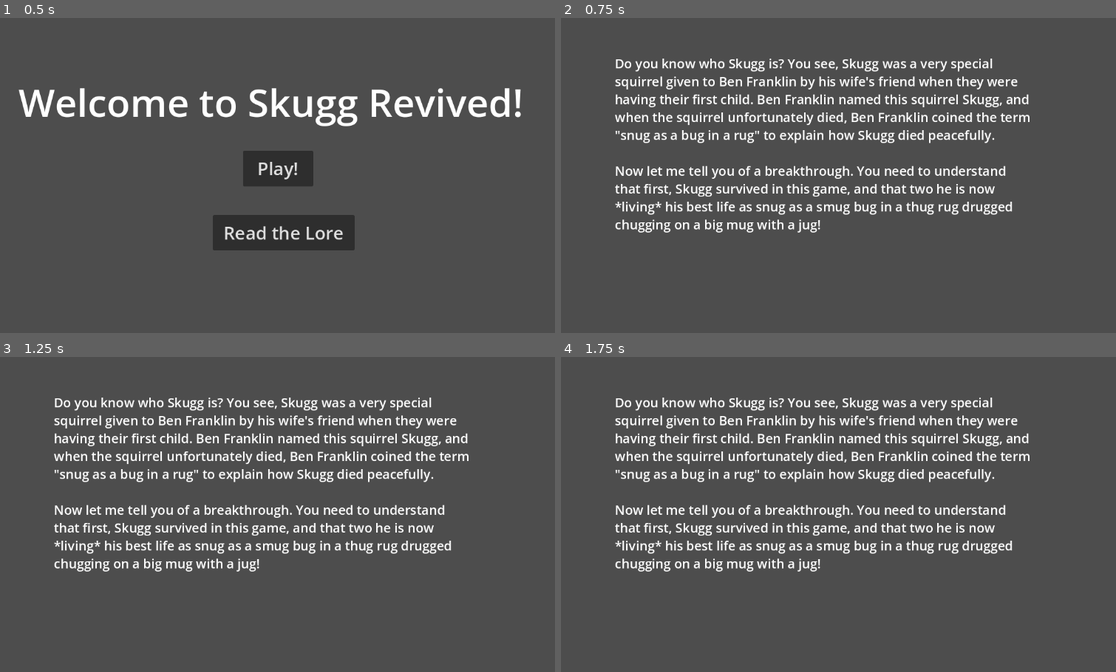
Above: before the commit, frames 1-4 (two rows, left to right).
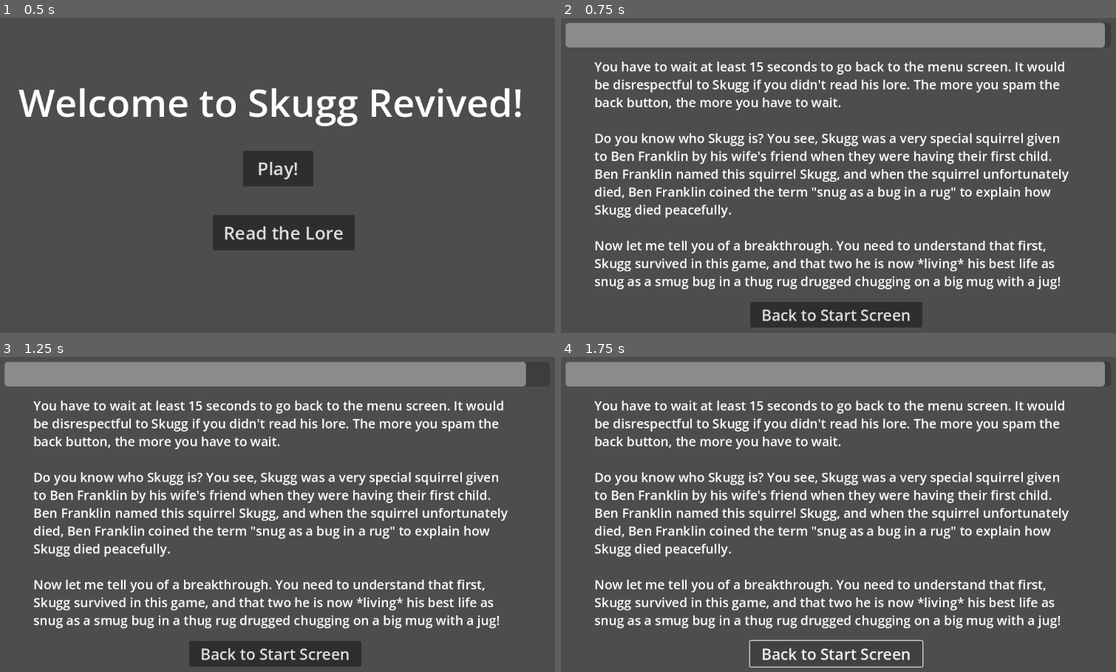
Above: after the commit, the same moments.

Repository: jpothen8/Skugg-Revived
Game: Godot game, scene res://start.tscn
The game is run twice, just before and just after one commit, with the same random seed, the same clock (stepped at 60 frames per second) and the same inputs.
Inputs (mouse positions are in pixels of both pictures, inside the frame that each line leads up to):
- Up to frame 1 (0.5 s): no input
- Up to frame 2 (0.75 s): click "Read the Lore" at 0.5 s
- Up to frame 3 (1.25 s): no input
- Up to frame 4 (1.75 s): click (838, 653) at 1.25 s, where only the run after the commit has a clickable "Back to Start Screen"

Frame 1 is identical in both runs. In frame 2, 27% of the frame differs, in the area x 0-99%, y 1-99%; in frame 3, 27%; in frame 4, 25%.

Commit message:
Updated Lore scene
Back button and extra feature of timer on lore screen

Diff:
--- /dev/null
+++ b/lore.gd
@@ -0,0 +1,19 @@
+extends Node2D
+
+var total_time = 0
+
+# Called when the node enters the scene tree for the first time.
+func _ready() -> void:
+	pass # Replace with function body.
+
+
+# Called every frame. 'delta' is the elapsed time since the previous frame.
+func _process(delta: float) -> void:
+	total_time += delta
+	$ProgressBar.value = 15.0 - total_time
+
+
+func _on_back_pressed() -> void:
+	if total_time > 15.0:
+		get_tree().change_scene_to_file("res://start.tscn")
+	total_time -= 1.0
--- a/lore.tscn
+++ b/lore.tscn
@@ -1,13 +1,37 @@
-[gd_scene format=3 uid="uid://bar0h2bknonbt"]
+[gd_scene load_steps=2 format=3 uid="uid://bar0h2bknonbt"]
+
+[ext_resource type="Script" path="res://lore.gd" id="1_vpftx"]
 
 [node name="Lore" type="Node2D"]
+script = ExtResource("1_vpftx")
 
 [node name="RichTextLabel" type="RichTextLabel" parent="."]
-offset_left = 144.0
-offset_top = 86.0
-offset_right = 961.0
-offset_bottom = 455.0
+offset_left = 104.0
+offset_top = 92.0
+offset_right = 1048.0
+offset_bottom = 556.0
 theme_override_font_sizes/normal_font_size = 25
-text = "Do you know who Skugg is? You see, Skugg was a very special squirrel given to Ben Franklin by his wife's friend when they were having their first child. Ben Franklin named this squirrel Skugg, and when the squirrel unfortunately died, Ben Franklin coined the term \"snug as a bug in a rug\" to explain how Skugg died peacefully.
+text = "You have to wait at least 15 seconds to go back to the menu screen. It would be disrespectful to Skugg if you didn't read his lore. The more you spam the back button, the more you have to wait.
+
+Do you know who Skugg is? You see, Skugg was a very special squirrel given to Ben Franklin by his wife's friend when they were having their first child. Ben Franklin named this squirrel Skugg, and when the squirrel unfortunately died, Ben Franklin coined the term \"snug as a bug in a rug\" to explain how Skugg died peacefully.
 
 Now let me tell you of a breakthrough. You need to understand that first, Skugg survived in this game, and that two he is now *living* his best life as snug as a smug bug in a thug rug drugged chugging on a big mug with a jug!"
+
+[node name="Back" type="Button" parent="."]
+offset_left = 408.0
+offset_top = 570.0
+offset_right = 744.0
+offset_bottom = 620.0
+theme_override_font_sizes/font_size = 30
+text = "Back to Start Screen"
+
+[node name="ProgressBar" type="ProgressBar" parent="."]
+offset_left = 48.0
+offset_top = 24.0
+offset_right = 1112.0
+offset_bottom = 72.0
+max_value = 15.0
+value = 15.0
+show_percentage = false
+
+[connection signal="pressed" from="Back" to="." method="_on_back_pressed"]
